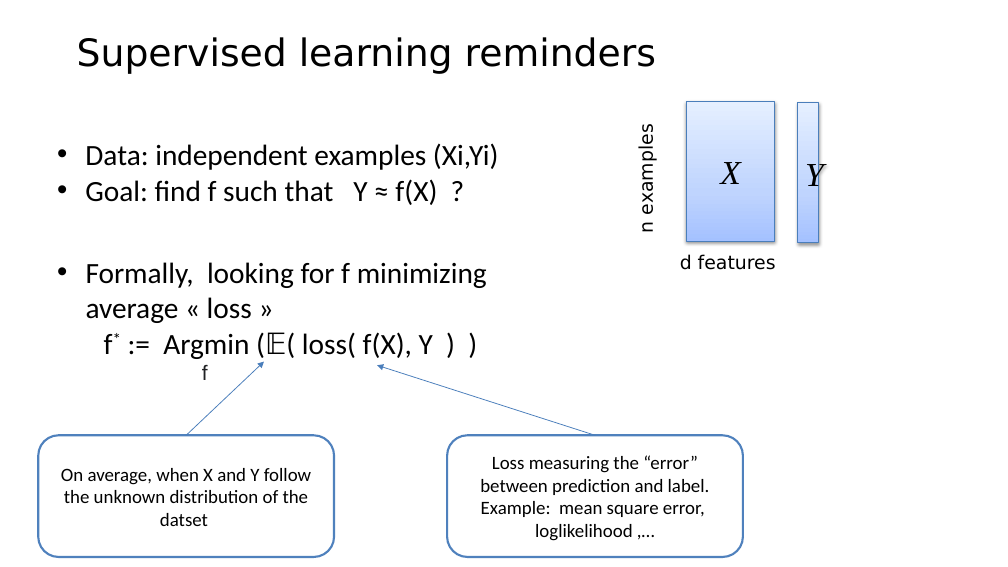
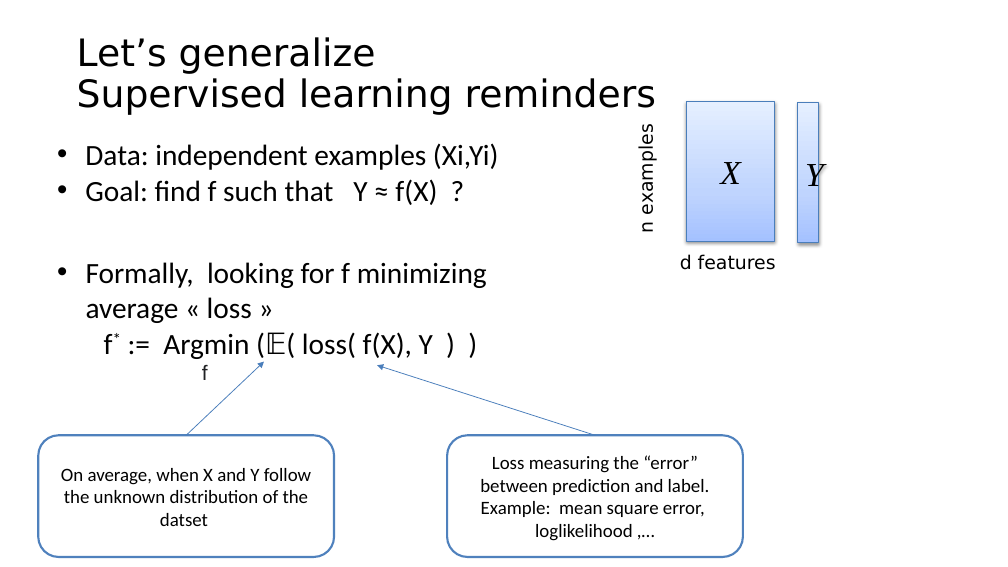
Before and after one commit to criteo-research/master-iasd, a slide deck: slide 11 of module3/session1/class1-part1-introduction.pptx (slide 14 before the commit). Drawn at 1008x567 pixels with LibreOffice and Linux fonts; fonts in the diff are those of the drawing. Boxes give left, top, right and bottom in pixels: in the first picture for what was removed or moved away, otherwise in the second. Text is boxed around its words. In the diff, an @@ line names an element or a change of style, - is before the commit and + after.

```diff
--- a/module3/session1/class1-part1-introduction.pptx
+++ b/module3/session1/class1-part1-introduction.pptx
@@ text at bbox=[77, 37, 376, 74]: paragraph added @@
+Let’s generalize
```
Also in this commit, not shown: 8 other slides changed, 10 slides added, 14 slides removed, 3 other files.
